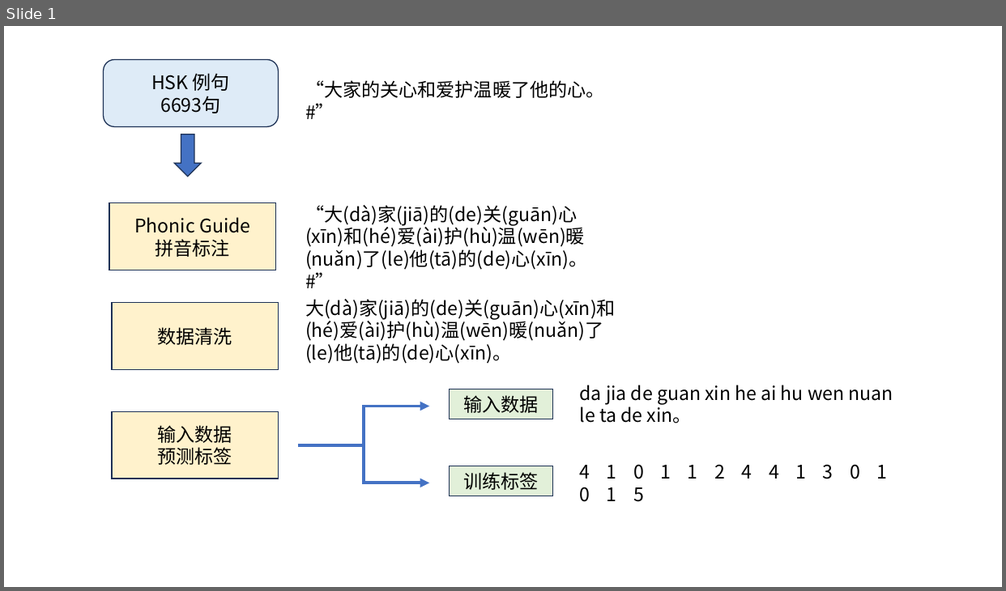
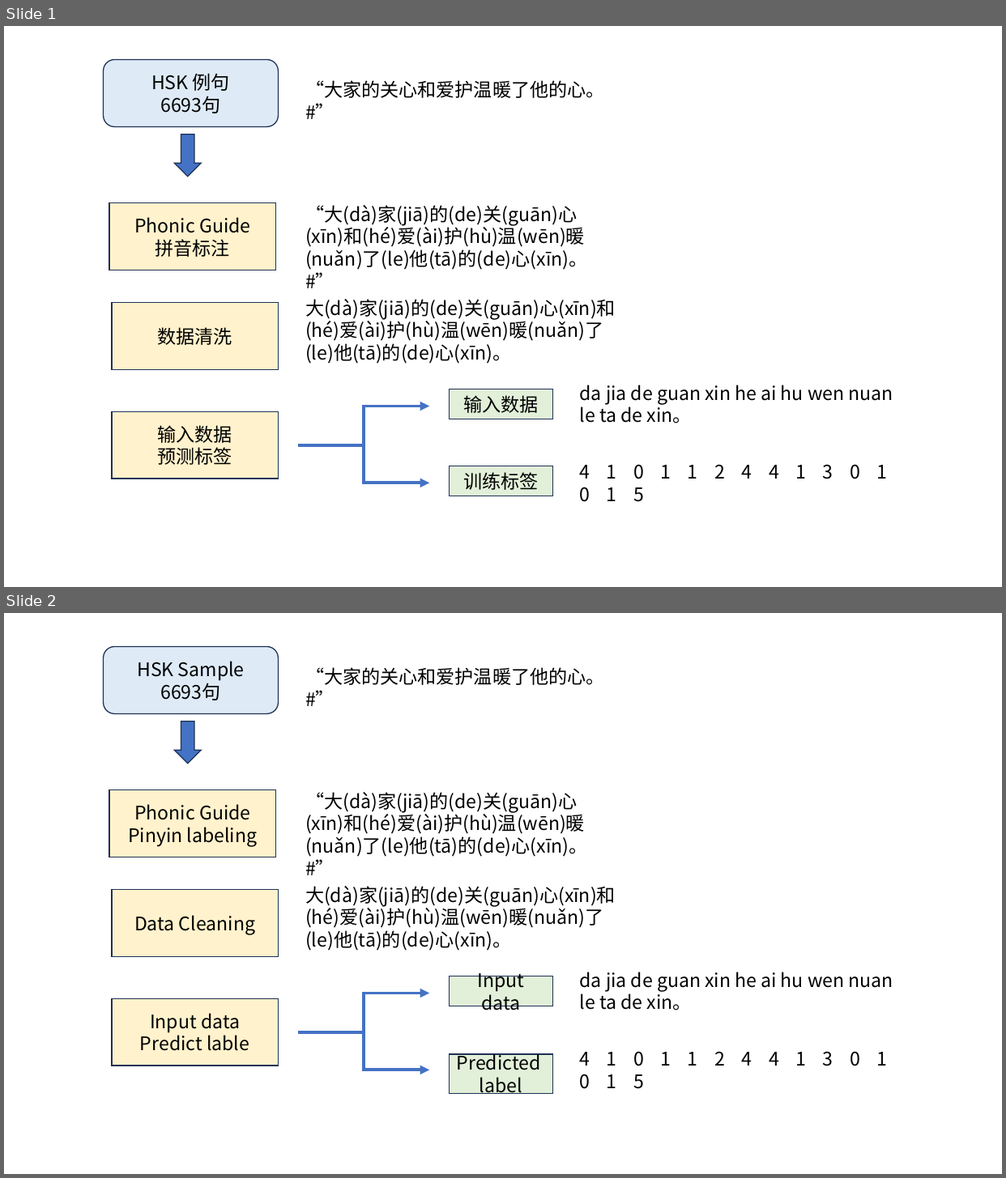
Before and after one commit to AlanYWu/Chinese-Braille-to-Chinese-Characters, a slide deck: Graphs_paper/数据处理流程图.pptx. Shown one above the other, each under a label of ours: slide 1 before the commit, slides 1 and 2 after it. The pictures are 1006x591 and 1006x1178 pixels, drawn with LibreOffice and Linux fonts; fonts in the diff are those of the drawing. Boxes give left, top, right and bottom in pixels: in the first picture for what was removed or moved away, otherwise in the second. Text is boxed around its words. In the diff, an @@ line names an element or a change of style, - is before the commit and + after.

```diff
--- a/Graphs_paper/数据处理流程图.pptx
+++ b/Graphs_paper/数据处理流程图.pptx
@@ slide 2 added at [4, 613, 1002, 1174], background #FFFFFF @@
@@ group added at [104, 647, 893, 1094]: 5 texts, 5 rectangles, 2 elbow arrows, 1 rounded rectangle, 1 down arrow @@
+HSK Sample
+6693句
+“大家的关心和爱护温暖了他的心。#”
+Phonic Guide
+Pinyin labeling
+“大(dà)家(jiā)的(de)关(guān)心(xīn)和(hé)爱(ài)护(hù)温(wēn)暖(nuǎn)了(le)他(tā)的(de)心(xīn)。#”
+Data Cleaning
+大(dà)家(jiā)的(de)关(guān)心(xīn)和(hé)爱(ài)护(hù)温(wēn)暖(nuǎn)了(le)他(tā)的(de)心(xīn)。
+Input data
+Predict lable
+Input data
+Predicted
+label
+da jia de guan xin he ai hu wen nuan le ta de xin。
+4 1 0 1 1 2 4 4 1 3 0 1 0 1 5
```
Also in this commit, not shown: 4 other files.
